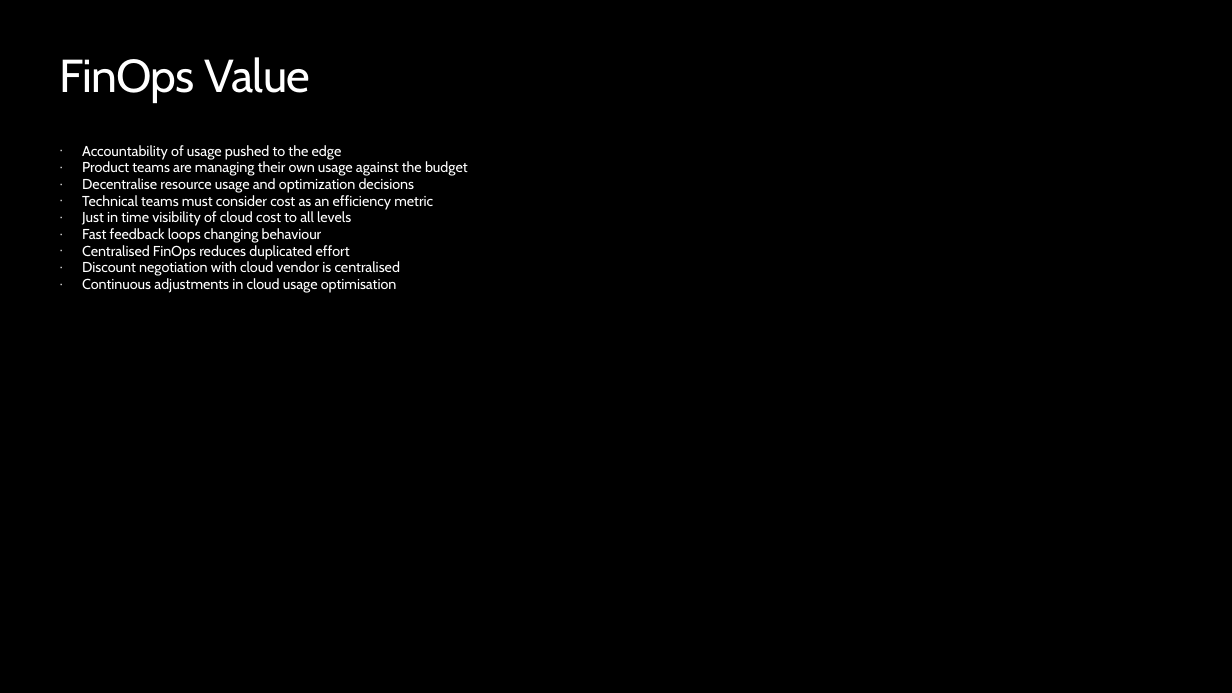
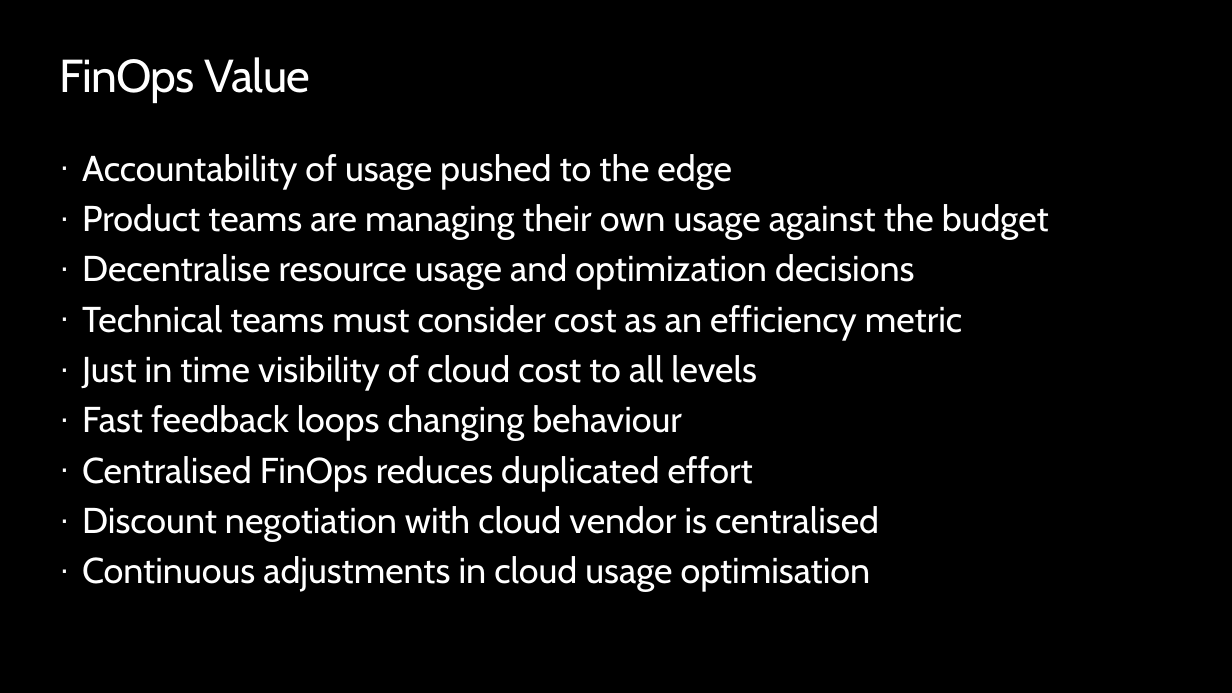
Before and after one commit to peterperov/MSFTCSA, a slide deck: slide 12 of 104-FinOps/Azure FinOps - Introduction.pptx. Drawn at 1232x693 pixels with LibreOffice and Linux fonts; fonts in the diff are those of the drawing; background and template pictures are left out. Boxes give left, top, right and bottom in pixels: in the first picture for what was removed or moved away, otherwise in the second. Text is boxed around its words. In the diff, an @@ line names an element or a change of style, - is before the commit and + after.

```diff
--- a/104-FinOps/Azure FinOps - Introduction.pptx
+++ b/104-FinOps/Azure FinOps - Introduction.pptx
@@ text "Accountability of usage pushed to ..." at box(82, 154, 1049, 592): size 11.2 to 28 pt; line spacing 0.8 to 1; more space between paragraphs @@
```
Also in this commit, not shown: 6 other slides changed.
